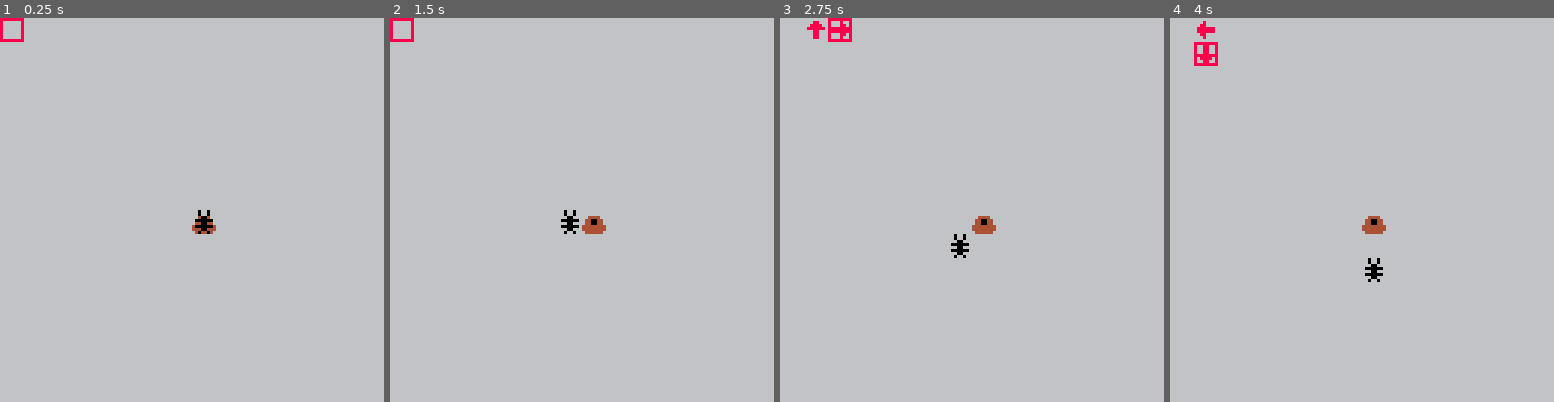
Above: before the commit, frames 1-4 (left to right).
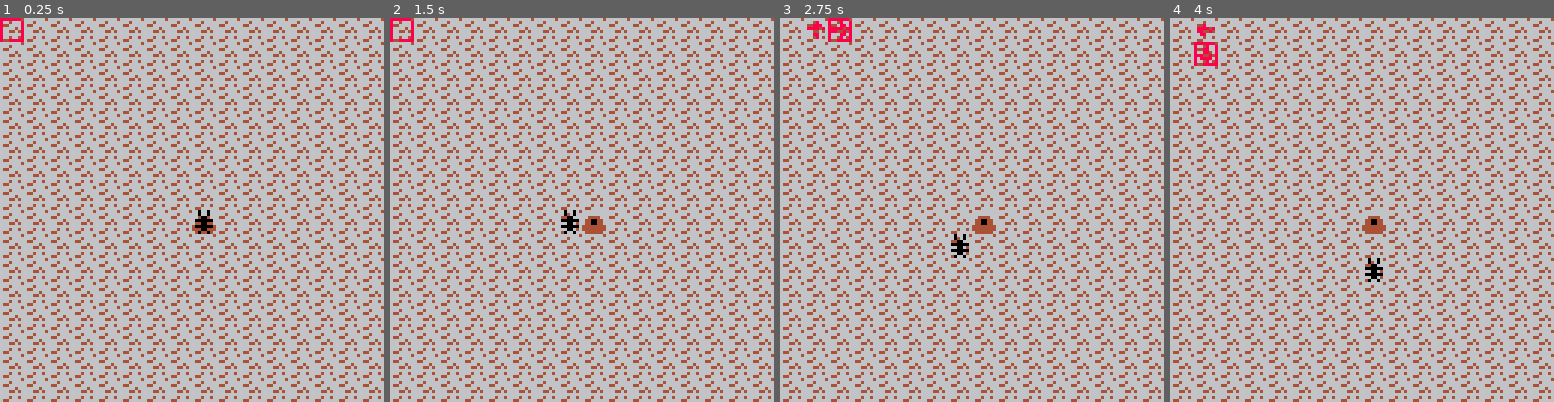
Above: after the commit, the same moments.

Repository: josephburnett/colony8
Game: PICO-8 cartridge colony8.p8
The game is run twice, just before and just after one commit, with the same random seed, the same clock (stepped at 60 frames per second) and the same inputs.
Inputs:
- Up to frame 1 (0.25 s): no input
- Up to frame 2 (1.5 s): tap X (X key) at 0.33, 1.07 s; tap O (Z key) at 0.7 s
- Up to frame 3 (2.75 s): hold Right 1.6-2.1 s; tap O (Z key) at 1.7, 2.1, 2.5 s; tap X (X key) at 1.85 s; hold Up 2.15-2.42 s; hold Right from 2.47 s (still down)
- Up to frame 4 (4 s): tap O (Z key) at 2.9, 3.3, 3.7 s; tap X (X key) at 2.97 s; release Right at 3.03 s; hold Left 3.08-3.58 s; hold Down 3.63-3.97 s

The runs differ from the first frame. In frame 1, 19% of the frame differs, in the area x 0-100%, y 0-100%; in frame 2, 19%; in frame 3, 19%; in frame 4, 19%.

Commit message:
Some tiles to make maps.

Diff:
--- a/colony8.p8
+++ b/colony8.p8
@@ -179,7 +179,7 @@
       for y=0,15 do
          s=surface[x][y]
          if s==nil then
-            spr(0,x*8,y*8)
+            spr(16,x*8,y*8)
          else
             spr(1,x*8,y*8)
          end
@@ -329,168 +329,168 @@
 
 
 __gff__
-0000000000000000000000000000000000000000000000000000000000000000000000000000000000000000000000000000000000000000000000000000000000000000000000000000000000000000000000000000000000000000000000000000000000000000000000000000000000000000000000000000000000000000
+0001020000000000000000000000000000000000000000000000000000000000000402000000000000000000000000000000000000000000000000000000000000000000000000000000000000000000000000000000000000000000000000000000000000000000000000000000000000000000000000000000000000000000
 0000000000000000000000000000000000000000000000000000000000000000000000000000000000000000000000000000000000000000000000000000000000000000000000000000000000000000000000000000000000000000000000000000000000000000000000000000000000000000000000000000000000000000
 __map__
-0000000000000000000000000000000000000000000000000000000000000000000000000000000000000000000000000000000000000000000000000000000000000000000000000000000000000000000000000000000000000000000000000000000000000000000000000000000000000000000000000000000000000000
-0000000000000000000000000000000000000000000000000000000000000000000000000000000000000000000000000000000000000000000000000000000000000000000000000000000000000000000000000000000000000000000000000000000000000000000000000000000000000000000000000000000000000000
-0000000000000000000000000000000000000000000000000000000000000000000000000000000000000000000000000000000000000000000000000000000000000000000000000000000000000000000000000000000000000000000000000000000000000000000000000000000000000000000000000000000000000000
-0000000000000000000000000000000000000000000000000000000000000000000000000000000000000000000000000000000000000000000000000000000000000000000000000000000000000000000000000000000000000000000000000000000000000000000000000000000000000000000000000000000000000000
-0000000000000000000000000000000000000000000000000000000000000000000000000000000000000000000000000000000000000000000000000000000000000000000000000000000000000000000000000000000000000000000000000000000000000000000000000000000000000000000000000000000000000000
-0000000000000000000000000000000000000000000000000000000000000000000000000000000000000000000000000000000000000000000000000000000000000000000000000000000000000000000000000000000000000000000000000000000000000000000000000000000000000000000000000000000000000000
-0000000000000000000000000000000000000000000000000000000000000000000000000000000000000000000000000000000000000000000000000000000000000000000000000000000000000000000000000000000000000000000000000000000000000000000000000000000000000000000000000000000000000000
-0000000000000000000000000000000000000000000000000000000000000000000000000000000000000000000000000000000000000000000000000000000000000000000000000000000000000000000000000000000000000000000000000000000000000000000000000000000000000000000000000000000000000000
-0000000000000000000000000000000000000000000000000000000000000000000000000000000000000000000000000000000000000000000000000000000000000000000000000000000000000000000000000000000000000000000000000000000000000000000000000000000000000000000000000000000000000000
-0000000000000000000000000000000000000000000000000000000000000000000000000000000000000000000000000000000000000000000000000000000000000000000000000000000000000000000000000000000000000000000000000000000000000000000000000000000000000000000000000000000000000000
-0000000000000000000000000000000000000000000000000000000000000000000000000000000000000000000000000000000000000000000000000000000000000000000000000000000000000000000000000000000000000000000000000000000000000000000000000000000000000000000000000000000000000000
-0000000000000000000000000000000000000000000000000000000000000000000000000000000000000000000000000000000000000000000000000000000000000000000000000000000000000000000000000000000000000000000000000000000000000000000000000000000000000000000000000000000000000000
-0000000000000000000000000000000000000000000000000000000000000000000000000000000000000000000000000000000000000000000000000000000000000000000000000000000000000000000000000000000000000000000000000000000000000000000000000000000000000000000000000000000000000000
-0000000000000000000000000000000000000000000000000000000000000000000000000000000000000000000000000000000000000000000000000000000000000000000000000000000000000000000000000000000000000000000000000000000000000000000000000000000000000000000000000000000000000000
-0000000000000000000000000000000000000000000000000000000000000000000000000000000000000000000000000000000000000000000000000000000000000000000000000000000000000000000000000000000000000000000000000000000000000000000000000000000000000000000000000000000000000000
-0000000000000000000000000000000000000000000000000000000000000000000000000000000000000000000000000000000000000000000000000000000000000000000000000000000000000000000000000000000000000000000000000000000000000000000000000000000000000000000000000000000000000000
-0000000000000000000000000000000000000000000000000000000000000000000000000000000000000000000000000000000000000000000000000000000000000000000000000000000000000000000000000000000000000000000000000000000000000000000000000000000000000000000000000000000000000000
-0000000000000000000000000000000000000000000000000000000000000000000000000000000000000000000000000000000000000000000000000000000000000000000000000000000000000000000000000000000000000000000000000000000000000000000000000000000000000000000000000000000000000000
-0000000000000000000000000000000000000000000000000000000000000000000000000000000000000000000000000000000000000000000000000000000000000000000000000000000000000000000000000000000000000000000000000000000000000000000000000000000000000000000000000000000000000000
-0000000000000000000000000000000000000000000000000000000000000000000000000000000000000000000000000000000000000000000000000000000000000000000000000000000000000000000000000000000000000000000000000000000000000000000000000000000000000000000000000000000000000000
-0000000000000000000000000000000000000000000000000000000000000000000000000000000000000000000000000000000000000000000000000000000000000000000000000000000000000000000000000000000000000000000000000000000000000000000000000000000000000000000000000000000000000000
-0000000000000000000000000000000000000000000000000000000000000000000000000000000000000000000000000000000000000000000000000000000000000000000000000000000000000000000000000000000000000000000000000000000000000000000000000000000000000000000000000000000000000000
-0000000000000000000000000000000000000000000000000000000000000000000000000000000000000000000000000000000000000000000000000000000000000000000000000000000000000000000000000000000000000000000000000000000000000000000000000000000000000000000000000000000000000000
-0000000000000000000000000000000000000000000000000000000000000000000000000000000000000000000000000000000000000000000000000000000000000000000000000000000000000000000000000000000000000000000000000000000000000000000000000000000000000000000000000000000000000000
-0000000000000000000000000000000000000000000000000000000000000000000000000000000000000000000000000000000000000000000000000000000000000000000000000000000000000000000000000000000000000000000000000000000000000000000000000000000000000000000000000000000000000000
-0000000000000000000000000000000000000000000000000000000000000000000000000000000000000000000000000000000000000000000000000000000000000000000000000000000000000000000000000000000000000000000000000000000000000000000000000000000000000000000000000000000000000000
-0000000000000000000000000000000000000000000000000000000000000000000000000000000000000000000000000000000000000000000000000000000000000000000000000000000000000000000000000000000000000000000000000000000000000000000000000000000000000000000000000000000000000000
-0000000000000000000000000000000000000000000000000000000000000000000000000000000000000000000000000000000000000000000000000000000000000000000000000000000000000000000000000000000000000000000000000000000000000000000000000000000000000000000000000000000000000000
-0000000000000000000000000000000000000000000000000000000000000000000000000000000000000000000000000000000000000000000000000000000000000000000000000000000000000000000000000000000000000000000000000000000000000000000000000000000000000000000000000000000000000000
-0000000000000000000000000000000000000000000000000000000000000000000000000000000000000000000000000000000000000000000000000000000000000000000000000000000000000000000000000000000000000000000000000000000000000000000000000000000000000000000000000000000000000000
-0000000000000000000000000000000000000000000000000000000000000000000000000000000000000000000000000000000000000000000000000000000000000000000000000000000000000000000000000000000000000000000000000000000000000000000000000000000000000000000000000000000000000000
-0000000000000000000000000000000000000000000000000000000000000000000000000000000000000000000000000000000000000000000000000000000000000000000000000000000000000000000000000000000000000000000000000000000000000000000000000000000000000000000000000000000000000000
-…(130 lines of a section not shown)…
+2121212121211011111100000000000000000000000000000000000000000000000000000000000000000000000000000000000000000000000000000000000000000000000000000000000000000000000000000000000000000000000000000000000000000000000000000000000000000000000000000000000000000000
+2121212110101011111100000000000000000000000000000000000000000000000000000000000000000000000000000000000000000000000000000000000000000000000000000000000000000000000000000000000000000000000000000000000000000000000000000000000000000000000000000000000000000000
+2121211010101010101100000000000000000000000000000000000000000000000000000000000000000000000000000000000000000000000000000000000000000000000000000000000000000000000000000000000000000000000000000000000000000000000000000000000000000000000000000000000000000000
+2121101010101010101000000000000000000000000000000000000000000000000000000000000000000000000000000000000000000000000000000000000000000000000000000000000000000000000000000000000000000000000000000000000000000000000000000000000000000000000000000000000000000000
+2110101001101031101000000000000000000000000000000000000000000000000000000000000000000000000000000000000000000000000000000000000000000000000000000000000000000000000000000000000000000000000000000000000000000000000000000000000000000000000000000000000000000000
+1010101010101031101000000000000000000000000000000000000000000000000000000000000000000000000000000000000000000000000000000000000000000000000000000000000000000000000000000000000000000000000000000000000000000000000000000000000000000000000000000000000000000000
+1031313131313131101000000000000000000000000000000000000000000000000000000000000000000000000000000000000000000000000000000000000000000000000000000000000000000000000000000000000000000000000000000000000000000000000000000000000000000000000000000000000000000000
+1031313131313131101000000000000000000000000000000000000000000000000000000000000000000000000000000000000000000000000000000000000000000000000000000000000000000000000000000000000000000000000000000000000000000000000000000000000000000000000000000000000000000000
+1010101010101010101000000000000000000000000000000000000000000000000000000000000000000000000000000000000000000000000000000000000000000000000000000000000000000000000000000000000000000000000000000000000000000000000000000000000000000000000000000000000000000000
+0000000000000000000000000000000000000000000000000000000000000000000000000000000000000000000000000000000000000000000000000000000000000000000000000000000000000000000000000000000000000000000000000000000000000000000000000000000000000000000000000000000000000000
+0000000000000000000000000000000000000000000000000000000000000000000000000000000000000000000000000000000000000000000000000000000000000000000000000000000000000000000000000000000000000000000000000000000000000000000000000000000000000000000000000000000000000000
+0000000000000000000000000000000000000000000000000000000000000000000000000000000000000000000000000000000000000000000000000000000000000000000000000000000000000000000000000000000000000000000000000000000000000000000000000000000000000000000000000000000000000000
+0000000000000000000000000000000000000000000000000000000000000000000000000000000000000000000000000000000000000000000000000000000000000000000000000000000000000000000000000000000000000000000000000000000000000000000000000000000000000000000000000000000000000000
+0000000000000000000000000000000000000000000000000000000000000000000000000000000000000000000000000000000000000000000000000000000000000000000000000000000000000000000000000000000000000000000000000000000000000000000000000000000000000000000000000000000000000000
+0000000000000000000000000000000000000000000000000000000000000000000000000000000000000000000000000000000000000000000000000000000000000000000000000000000000000000000000000000000000000000000000000000000000000000000000000000000000000000000000000000000000000000
+0000000000000000000000000000000000000000000000000000000000000000000000000000000000000000000000000000000000000000000000000000000000000000000000000000000000000000000000000000000000000000000000000000000000000000000000000000000000000000000000000000000000000000
+0000000000000000000000000000000000000000000000000000000000000000000000000000000000000000000000000000000000000000000000000000000000000000000000000000000000000000000000000000000000000000000000000000000000000000000000000000000000000000000000000000000000000000
+0000000000000000000000000000000000000000000000000000000000000000000000000000000000000000000000000000000000000000000000000000000000000000000000000000000000000000000000000000000000000000000000000000000000000000000000000000000000000000000000000000000000000000
+0000000000000000000000000000000000000000000000000000000000000000000000000000000000000000000000000000000000000000000000000000000000000000000000000000000000000000000000000000000000000000000000000000000000000000000000000000000000000000000000000000000000000000
+0000000000000000000000000000000000000000000000000000000000000000000000000000000000000000000000000000000000000000000000000000000000000000000000000000000000000000000000000000000000000000000000000000000000000000000000000000000000000000000000000000000000000000
+0000000000000000000000000000000000000000000000000000000000000000000000000000000000000000000000000000000000000000000000000000000000000000000000000000000000000000000000000000000000000000000000000000000000000000000000000000000000000000000000000000000000000000
+0000000000000000000000000000000000000000000000000000000000000000000000000000000000000000000000000000000000000000000000000000000000000000000000000000000000000000000000000000000000000000000000000000000000000000000000000000000000000000000000000000000000000000
+0000000000000000000000000000000000000000000000000000000000000000000000000000000000000000000000000000000000000000000000000000000000000000000000000000000000000000000000000000000000000000000000000000000000000000000000000000000000000000000000000000000000000000
+0000000000000000000000000000000000000000000000000000000000000000000000000000000000000000000000000000000000000000000000000000000000000000000000000000000000000000000000000000000000000000000000000000000000000000000000000000000000000000000000000000000000000000
+0000000000000000000000000000000000000000000000000000000000000000000000000000000000000000000000000000000000000000000000000000000000000000000000000000000000000000000000000000000000000000000000000000000000000000000000000000000000000000000000000000000000000000
+0000000000000000000000000000000000000000000000000000000000000000000000000000000000000000000000000000000000000000000000000000000000000000000000000000000000000000000000000000000000000000000000000000000000000000000000000000000000000000000000000000000000000000
+0000000000000000000000000000000000000000000000000000000000000000000000000000000000000000000000000000000000000000000000000000000000000000000000000000000000000000000000000000000000000000000000000000000000000000000000000000000000000000000000000000000000000000
+0000000000000000000000000000000000000000000000000000000000000000000000000000000000000000000000000000000000000000000000000000000000000000000000000000000000000000000000000000000000000000000000000000000000000000000000000000000000000000000000000000000000000000
+0000000000000000000000000000000000000000000000000000000000000000000000000000000000000000000000000000000000000000000000000000000000000000000000000000000000000000000000000000000000000000000000000000000000000000000000000000000000000000000000000000000000000000
+0000000000000000000000000000000000000000000000000000000000000000000000000000000000000000000000000000000000000000000000000000000000000000000000000000000000000000000000000000000000000000000000000000000000000000000000000000000000000000000000000000000000000000
+0000000000000000000000000000000000000000000000000000000000000000000000000000000000000000000000000000000000000000000000000000000000000000000000000000000000000000000000000000000000000000000000000000000000000000000000000000000000000000000000000000000000000000
+0000000000000000000000000000000000000000000000000000000000000000000000000000000000000000000000000000000000000000000000000000000000000000000000000000000000000000000000000000000000000000000000000000000000000000000000000000000000000000000000000000000000000000
+…(130 lines of a section not shown)…
Not shown, changed: 32 lines of the sprite sheet (__gfx__) section of colony8.p8
